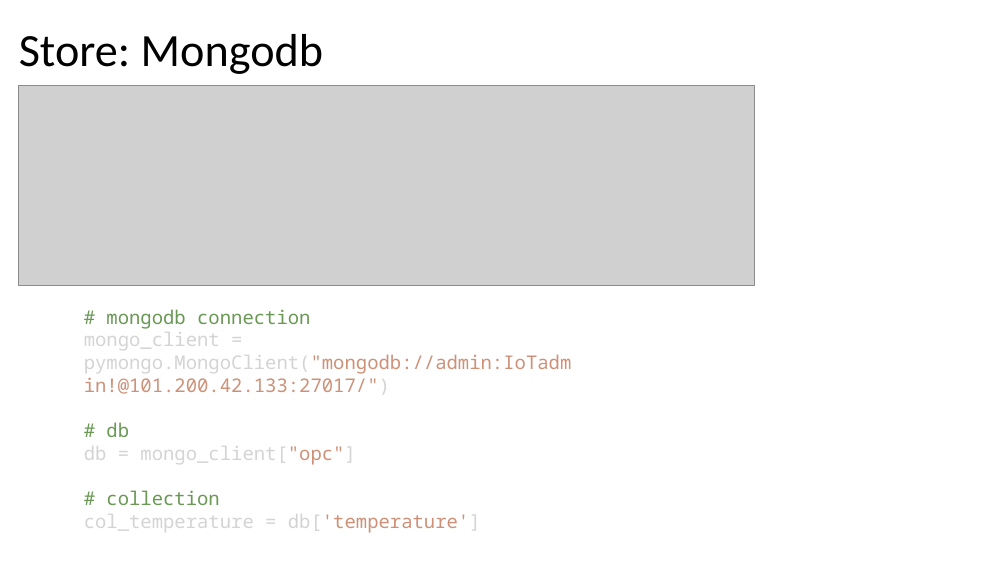
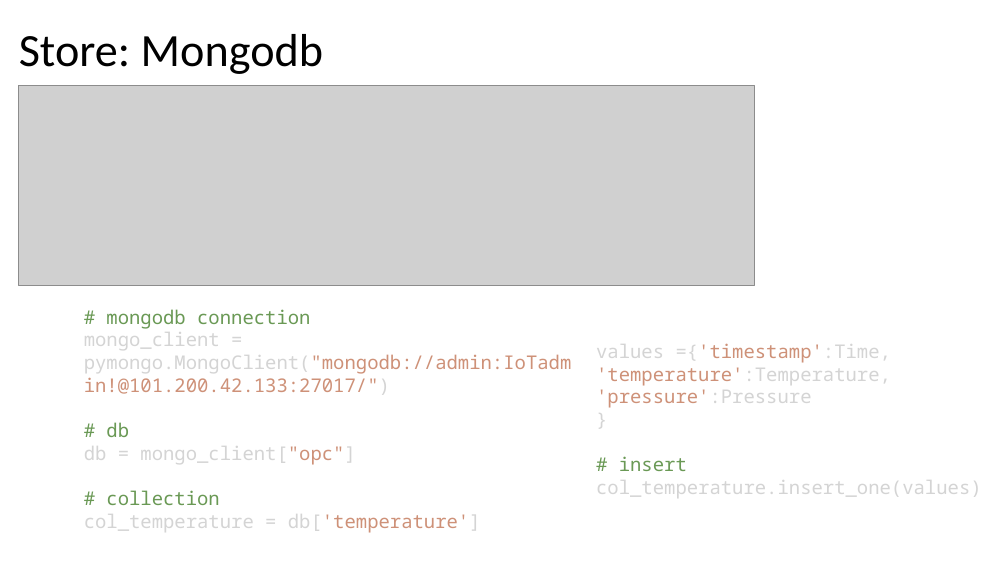
Before and after one commit to stvgz/python-opc-example, a slide deck: slide 7 of opc-ua-examples.pptx. Drawn at 1008x567 pixels with LibreOffice and Linux fonts; fonts in the diff are those of the drawing; grey boxes stand for pictures. Boxes give left, top, right and bottom in pixels: in the first picture for what was removed or moved away, otherwise in the second. Text is boxed around its words. In the diff, an @@ line names an element or a change of style, - is before the commit and + after.

```diff
--- a/opc-ua-examples.pptx
+++ b/opc-ua-examples.pptx
@@ text added at (x1=596, y1=343, x2=982, y2=498), 18 pt, text #D4D4D4 @@
+values ={'timestamp':Time,
+'temperature':Temperature,
+'pressure':Pressure
+}
+# insert
+col_temperature.insert_one(values)
```
Also in this commit, not shown: 2 slides added, 1 other file.
